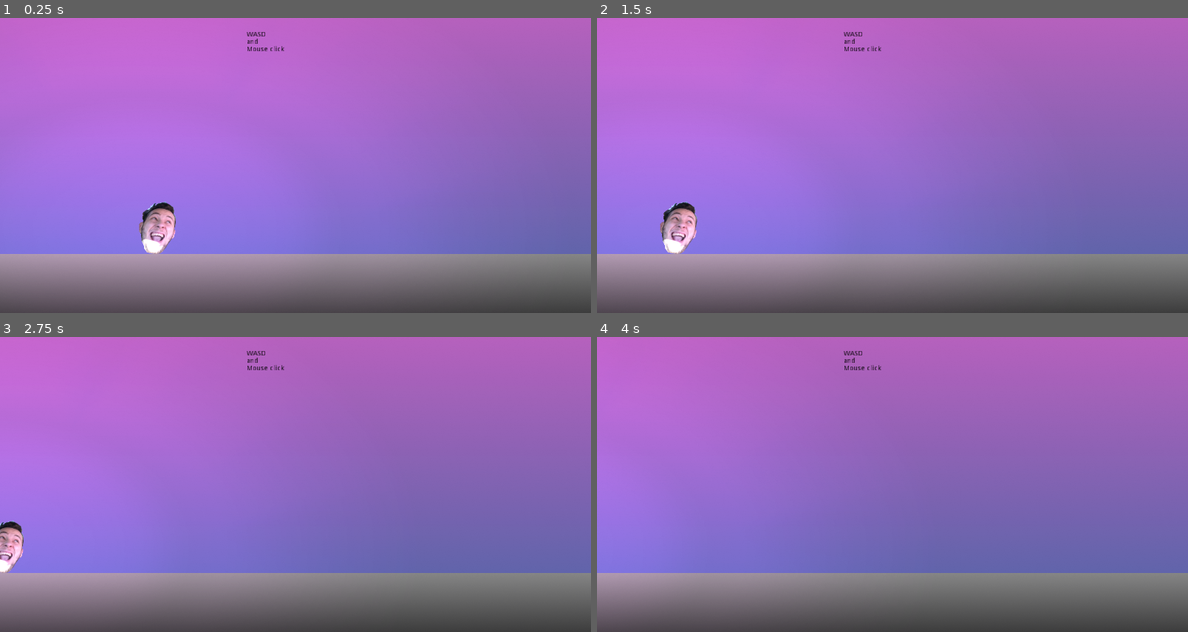
Above: before the commit, frames 1-4 (two rows, left to right).
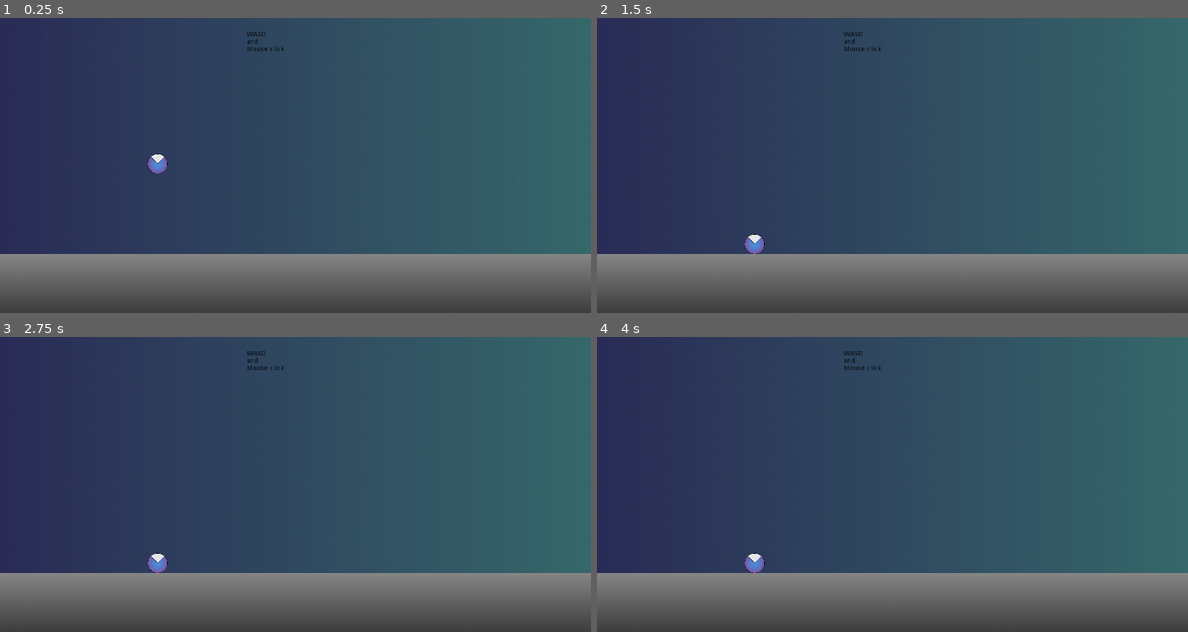
Above: after the commit, the same moments.

Repository: elleremo/ruslan_game
Game: Godot game, scene res://main.tscn
Two runs of this game, one before a commit and one after it. Both use one fixed random seed, a clock stepped at 60 frames per second and the inputs below.
Inputs (mouse positions are in pixels of both pictures, inside the frame that each line leads up to):
- Up to frame 1 (0.25 s): no input
- Up to frame 2 (1.5 s): move the mouse to (1022, 150) at 0.52 s; hold Space (space, bound only after the commit) 0.53-1.28 s; move the mouse to (774, 180) at 1.27 s; tap Space (space, bound only after the commit) at 1.35 s
- Up to frame 3 (2.75 s): move the mouse to (354, 419) at 2.02 s; hold Space (space, bound only after the commit) from 2.03 s (still down)
- Up to frame 4 (4 s): move the mouse to (862, 543) at 2.77 s; release Space (space, bound only after the commit) at 2.78 s; tap Space (space, bound only after the commit) at 2.85 s; tap Enter at 3.5 s; move the mouse to (1069, 528) at 3.52 s; hold Space (space, bound only after the commit) from 3.53 s (still down)

The runs differ from the first frame. In frame 1, 88% of the frame differs, in the area x 0-100%, y 0-98%; in frame 2, 86%; in frame 3, 84%; in frame 4, 82%.

Commit message:
slow

Diff:
--- /dev/null
+++ b/game/GLOBAL.gd
@@ -0,0 +1,36 @@
+extends Node
+
+# Declare member variables here. Examples:
+# var a = 2
+# var b = "text"
+export var slow = 1;
+var count=0;
+
+func get_input():
+	var space_down = Input.is_action_pressed("space");
+	var space_up = Input.is_action_just_released("space");
+
+	if space_down:
+		if slow >= 0.3:
+			slow -=0.03;
+#		else:
+#			count +=1;
+#			print(count);
+
+	if !space_down and slow != 1:
+		if slow <= 1:
+			slow +=0.02
+		if slow>1:
+			slow=1
+		print("SLOW")
+# Called when the node enters the scene tree for the first time.
+func _ready():
+	print('FROM GLOBAL')
+	pass # Replace with function body.
+
+# Called every frame. 'delta' is the elapsed time since the previous frame.
+func _process(delta):
+	get_input()
+	#print(slow)
+
+	pass
--- a/game/ball.tscn
+++ b/game/ball.tscn
@@ -33,6 +33,7 @@
 
 	if is_on_floor() and jump:
 		velocity.y = jump_speed
+
 	if stop and (velocity.y < 0):
 		velocity.y = 0
 	if right:
@@ -42,10 +43,11 @@
 
 func _process(delta):
 	get_input()
-	velocity.y += gravity * delta
+	velocity.y += gravity * delta * DB.slow;
 	#velocity.x *= delta
-	velocity = move_and_slide(velocity, Vector2(10000,-10000))
-
+	move_and_slide(velocity*DB.slow, Vector2(1, -1), true);
+	#print(get_slide_collision())
+	#move_and_collide(velocity * delta);
 
 
 
@@ -55,32 +57,37 @@
 "
 
 [sub_resource type="CircleShape2D" id=2]
-radius = 51.0577
+radius = 40.0
 
 [node name="ball" type="KinematicBody2D"]
 script = SubResource( 1 )
+jump_speed = -1000
+gravity = 2000
 
 [node name="CollisionShape2D" type="CollisionShape2D" parent="."]
-visible = false
-position = Vector2( -0.0102081, 0.0202332 )
 shape = SubResource( 2 )
 
-[node name="ball" type="Sprite" parent="CollisionShape2D"]
-visible = false
-position = Vector2( 0, 4.01844 )
+[node name="ball" type="Sprite" parent="."]
+position = Vector2( 0, 0.0202332 )
+scale = Vector2( 0.4, 0.400202 )
 texture = ExtResource( 1 )
 
 [node name="CollisionPolygon2D" type="CollisionPolygon2D" parent="."]
+editor/display_folded = true
+visible = false
 position = Vector2( -9.84021, 5.57402 )
 scale = Vector2( 1.5819, 1.5819 )
 build_mode = 1
 polygon = PoolVector2Array( 33.0741, 25.0075, 15.5926, 49.6002, -7.22223, 51.0816, -21.1482, 45.7483, -34.4815, 18.489, …(212 unchanged characters)…
+disabled = true
 
 [node name="ball2" type="Sprite" parent="CollisionPolygon2D"]
+visible = false
 position = Vector2( 4.668, -16.8659 )
 texture = ExtResource( 2 )
 
 [node name="Light2D" type="Light2D" parent="CollisionPolygon2D"]
+visible = false
 position = Vector2( 3.89856, 1.8949 )
 scale = Vector2( 2.22869, 1.47094 )
 texture = ExtResource( 3 )
@@ -88,3 +95,5 @@
 energy = 2.0
 shadow_enabled = true
 shadow_filter_smooth = 5.0
+
+[node name="AudioStreamPlayer2D" type="AudioStreamPlayer2D" parent="."]
--- a/game/cube.tscn
+++ b/game/cube.tscn
@@ -1,7 +1,6 @@
-[gd_scene load_steps=6 format=2]
+[gd_scene load_steps=4 format=2]
 
 [ext_resource path="res://res/cube.png" type="Texture" id=1]
-[ext_resource path="res://res/cube2.png" type="Texture" id=2]
 
 [sub_resource type="GDScript" id=1]
 script/source = "extends KinematicBody2D
@@ -19,44 +18,22 @@
 
 func _process(delta):
 	#velocity.y += grav*delta;
-	move_and_slide(velocity)
-	#position = Vector2(  speed*delta,  grav*delta)
-# Called every frame. 'delta' is the elapsed time since the previous frame.
-#func _process(delta):
-#	pass
-"
+	move_and_slide(velocity*DB.slow, Vector2(1, -1), true);
+
+	#	position.x += speed*delta
+	# Called every frame. 'delta' is the elapsed time since the previous frame."
 
 [sub_resource type="RectangleShape2D" id=2]
 extents = Vector2( 50, 50 )
-
-[sub_resource type="OccluderPolygon2D" id=3]
-polygon = PoolVector2Array( -8.88396, 20.2247, -10.8988, -15.1728, -6.55309, -20.1111, -0.627167, -18.0568, 1.54567, 10.1111, 10.6321, 10.9012, 9.88148, 20.6197 )
 
 [node name="cube" type="KinematicBody2D"]
 script = SubResource( 1 )
 
 [node name="CollisionShape2D" type="CollisionShape2D" parent="."]
-visible = false
 scale = Vector2( 0.402572, 0.402572 )
 shape = SubResource( 2 )
 
-[node name="cube" type="Sprite" parent="CollisionShape2D"]
+[node name="cube" type="Sprite" parent="."]
+position = Vector2( 1.19209e-07, -1.43051e-06 )
+scale = Vector2( 0.2, 0.2 )
 texture = ExtResource( 1 )
-
-[node name="CollisionPolygon2D" type="CollisionPolygon2D" parent="."]
-position = Vector2( -98.7713, 1.1293 )
-scale = Vector2( 1.62937, 1.62937 )
-polygon = PoolVector2Array( 45.8321, -18.6889, 48.2025, -24.9704, 52.7457, -26.7876, 57.6839, -24.9704, 58.6716, -22.0469, 61.437, 11.9284, 67.5605, 12.1654, 72.3012, 15.5235, 74.079, 21.0543, 71.5111, 25.9926, 48.4, 25.5975, 48.5975, 13.9432 )
-__meta__ = {
-"_edit_group_": true
-}
-
-[node name="LightOccluder2D" type="LightOccluder2D" parent="CollisionPolygon2D"]
-position = Vector2( 60.0784, -0.769311 )
-scale = Vector2( 1.30892, 1.30892 )
-occluder = SubResource( 3 )
-
-[node name="cube2" type="Sprite" parent="CollisionPolygon2D"]
-position = Vector2( 60, 0 )
-scale = Vector2( 0.402572, 0.402572 )
-texture = ExtResource( 2 )
--- /dev/null
+++ b/game/default_bus_layout.tres
@@ -0,0 +1,3 @@
+[gd_resource type="AudioBusLayout" format=2]
+
+[resource]
--- a/game/floor.tscn
+++ b/game/floor.tscn
@@ -11,4 +11,6 @@
 shape = SubResource( 1 )
 
 [node name="floor" type="Sprite" parent="."]
+position = Vector2( 2.98023e-08, 3.57628e-06 )
+scale = Vector2( 1, 0.5 )
 texture = ExtResource( 1 )
--- a/game/main.tscn
+++ b/game/main.tscn
@@ -1,9 +1,8 @@
-[gd_scene load_steps=6 format=2]
+[gd_scene load_steps=5 format=2]
 
 [ext_resource path="res://res/bg.png" type="Texture" id=1]
 [ext_resource path="res://ball.tscn" type="PackedScene" id=2]
-[ext_resource path="res://cube.tscn" type="PackedScene" id=3]
-[ext_resource path="res://floor.tscn" type="PackedScene" id=4]
+[ext_resource path="res://floor.tscn" type="PackedScene" id=3]
 
 [sub_resource type="GDScript" id=1]
 script/source = "extends Node2D
@@ -49,27 +48,19 @@
 	#print(mouse_pos);
 	#add_child();                                                                                                          …(334 unchanged characters)…
 
-[node name="Node2D" type="Node2D"]
+[node name="main" type="Node2D"]
 script = SubResource( 1 )
 
 [node name="bg" type="Sprite" parent="."]
 position = Vector2( 600, 300 )
-scale = Vector2( 0.625, 0.555556 )
+scale = Vector2( 0.312663, 0.277778 )
 texture = ExtResource( 1 )
-__meta__ = {
-"_edit_lock_": true
-}
 
 [node name="ball" parent="." instance=ExtResource( 2 )]
-position = Vector2( 320, 430 )
+position = Vector2( 320, 230 )
 scale = Vector2( 0.5, 0.5 )
 
-[node name="cube" parent="." instance=ExtResource( 3 )]
-visible = false
-position = Vector2( 505.6, 439.6 )
-scale = Vector2( 0.5, 0.5 )
-
-[node name="floor" parent="." instance=ExtResource( 4 )]
+[node name="floor" parent="." instance=ExtResource( 3 )]
 position = Vector2( 580, 540 )
 
 [node name="Camera2D" type="Camera2D" parent="."]
--- a/game/project.godot
+++ b/game/project.godot
@@ -18,6 +18,10 @@
 config/name="Ruslan"
 run/main_scene="res://main.tscn"
 config/icon="res://icon.png"
+
+[autoload]
+
+DB="*res://GLOBAL.gd"
 
 [display]
 
@@ -104,6 +108,11 @@
 "events": [ Object(InputEventMouseButton,"resource_local_to_scene":false,"resource_name":"","device":0,"alt":false,"shi …(212 unchanged characters)…
  ]
 }
+space={
+"deadzone": 0.5,
+"events": [ Object(InputEventKey,"resource_local_to_scene":false,"resource_name":"","device":0,"alt":false,"shift":false,"control":false,"meta":false,"command":false,"pressed":false,"scancode":32,"unicode":0,"echo":false,"script":null)
+ ]
+}
 
 [rendering]
 
--- a/game/res/ball.svg
+++ /dev/null
@@ -1,22 +0,0 @@
-<svg width="108" height="108" viewBox="0 0 108 108" fill="none" xmlns="http://www.w3.org/2000/svg">
-<g filter="url(#filter0_d)">
-<rect x="4" width="100" height="100" rx="50" fill="url(#paint0_radial)"/>
-<rect x="5" y="1" width="98" height="98" rx="49" stroke="white" stroke-width="2"/>
-</g>
-<defs>
-<filter id="filter0_d" x="0" y="0" width="108" height="108" filterUnits="userSpaceOnUse" color-interpolation-filters="sRGB">
-<feFlood flood-opacity="0" result="BackgroundImageFix"/>
-<feColorMatrix in="SourceAlpha" type="matrix" values="0 0 0 0 0 0 0 0 0 0 0 0 0 0 0 0 0 0 127 0"/>
-<feOffset dy="4"/>
-<feGaussianBlur stdDeviation="2"/>
-<feColorMatrix type="matrix" values="0 0 0 0 0 0 0 0 0 0 0 0 0 0 0 0 0 0 0.25 0"/>
-<feBlend mode="normal" in2="BackgroundImageFix" result="effect1_dropShadow"/>
-<feBlend mode="normal" in="SourceGraphic" in2="effect1_dropShadow" result="shape"/>
-</filter>
-<radialGradient id="paint0_radial" cx="0" cy="0" r="1" gradientUnits="userSpaceOnUse" gradientTransform="translate(54 50) rotate(90) scale(50)">
-<stop stop-color="#4696DF"/>
-<stop offset="0.661458" stop-color="#5C72BF"/>
-<stop offset="1" stop-color="#864EA0"/>
-</radialGradient>
-</defs>
-</svg>
--- a/game/res/bg.svg
+++ /dev/null
@@ -1,9 +0,0 @@
-<svg width="1920" height="1080" viewBox="0 0 1920 1080" fill="none" xmlns="http://www.w3.org/2000/svg">
-<rect width="1920" height="1080" fill="url(#paint0_radial)"/>
-<defs>
-<radialGradient id="paint0_radial" cx="0" cy="0" r="1" gradientUnits="userSpaceOnUse" gradientTransform="translate(960 540) rotate(90) scale(540 960)">
-<stop stop-color="#414065"/>
-<stop offset="1" stop-color="#3A3A52"/>
-</radialGradient>
-</defs>
-</svg>
--- a/game/res/cube.svg
+++ /dev/null
@@ -1,9 +0,0 @@
-<svg width="100" height="100" viewBox="0 0 100 100" fill="none" xmlns="http://www.w3.org/2000/svg">
-<rect x="1" y="1" width="98" height="98" fill="url(#paint0_radial)" stroke="white" stroke-width="2"/>
-<defs>
-<radialGradient id="paint0_radial" cx="0" cy="0" r="1" gradientUnits="userSpaceOnUse" gradientTransform="translate(50 50) rotate(90) scale(88)">
-<stop stop-color="#F2A4A4"/>
-<stop offset="1" stop-color="#E14848"/>
-</radialGradient>
-</defs>
-</svg>
--- a/game/res/floor.svg
+++ /dev/null
@@ -1,9 +0,0 @@
-<svg width="1920" height="127" viewBox="0 0 1920 127" fill="none" xmlns="http://www.w3.org/2000/svg">
-<rect x="-46" width="2028" height="176" fill="url(#paint0_linear)"/>
-<defs>
-<linearGradient id="paint0_linear" x1="968" y1="0" x2="968" y2="176" gradientUnits="userSpaceOnUse">
-<stop stop-color="#868686"/>
-<stop offset="1" stop-color="#3D3D3D"/>
-</linearGradient>
-</defs>
-</svg>
Binary file changed: game/res/ball.png
Not shown, removed: game/res/ball.svg.import
Binary file changed: game/res/bg.png
Not shown, removed: game/res/bg.svg.import
Binary file changed: game/res/cube.png
Not shown, removed: game/res/cube.svg.import
Binary file changed: game/res/floor.png
Not shown, removed: game/res/floor.svg.import
Not shown, added: game/res/up.wav.import
Not shown, added: game/res/.DS_Store
Not shown, added: game/res/schelkane-sharikovoj-ruchkoj.mp3
Not shown, added: game/res/up.wav
